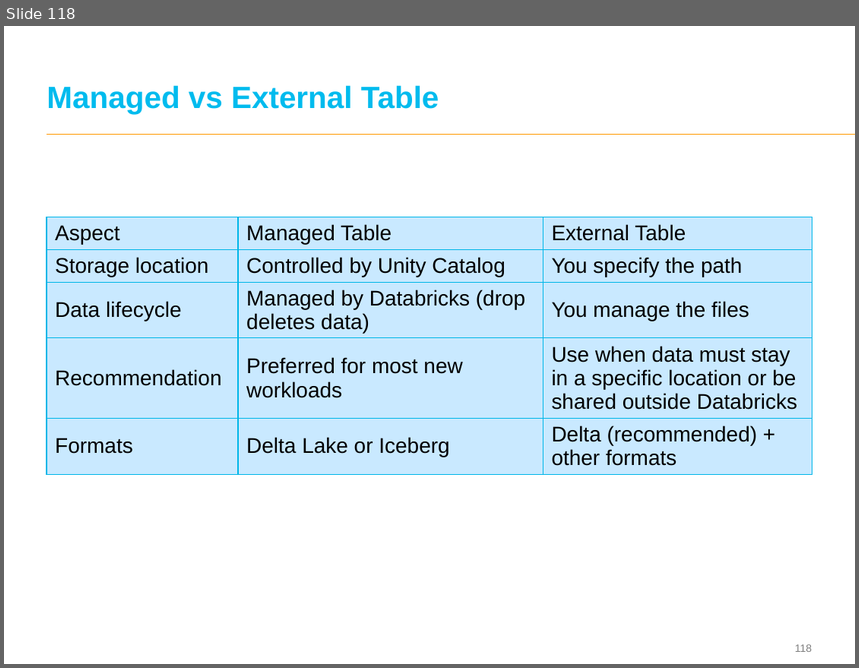
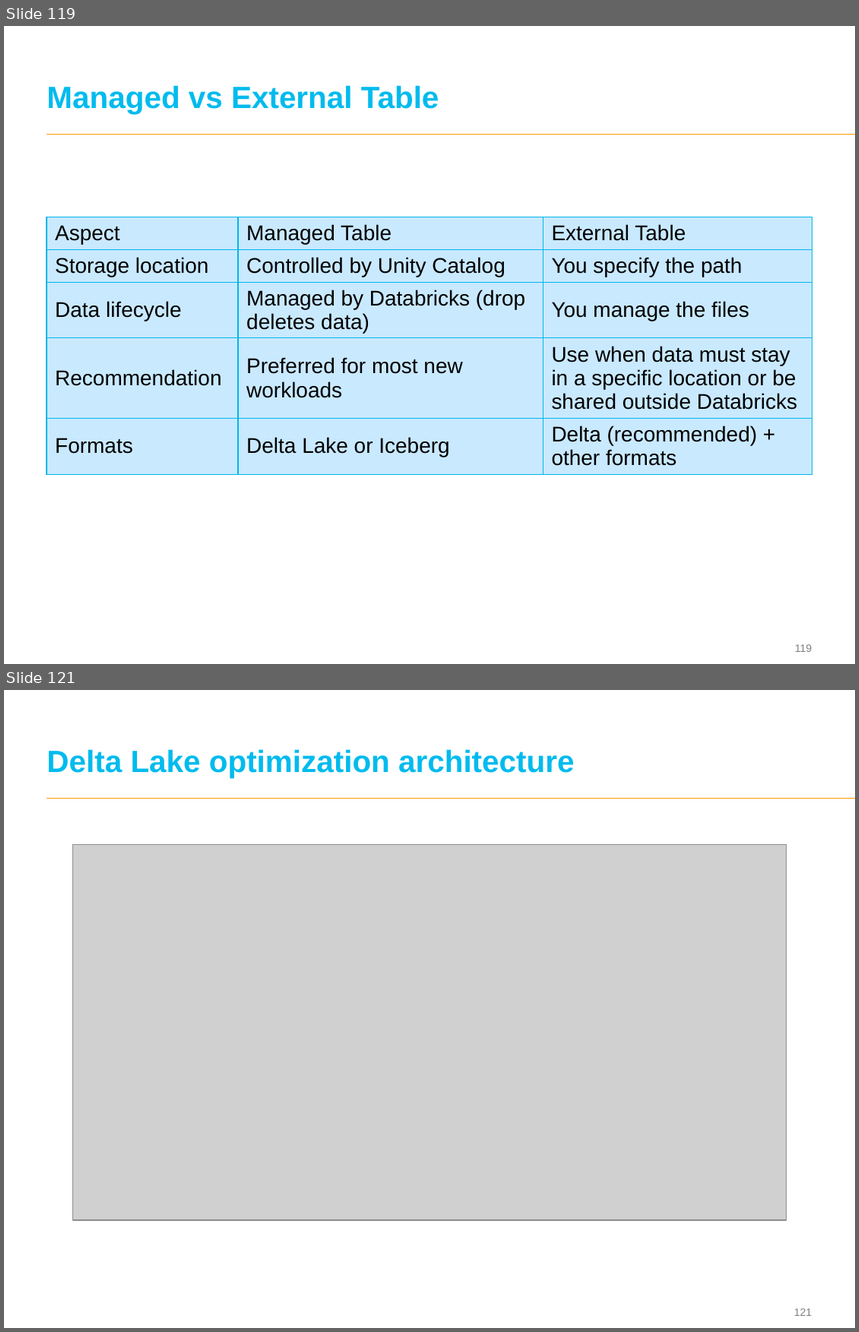
Before and after one commit to eswaribala/ltidatanov2026, a slide deck: DataAnalyticsandPlatform.pptx. Shown one above the other, each under a label of ours: slide 118 before the commit, slides 119 and 121 after it; the slides between them are not shown. The pictures are 859x668 and 859x1332 pixels, drawn with LibreOffice and Linux fonts; fonts in the diff are those of the drawing; grey boxes stand for pictures; background and template pictures are left out. Boxes give left, top, right and bottom in pixels: in the first picture for what was removed or moved away, otherwise in the second. Text is boxed around its words. In the diff, an @@ line names an element or a change of style, - is before the commit and + after.

```diff
--- a/DataAnalyticsandPlatform.pptx
+++ b/DataAnalyticsandPlatform.pptx
@@ slide 121 added at [4,690,855,1328], background #FFFFFF; not listed: 2 template elements that a slide beside it also shows @@
@@ title added at [47,749,574,778], 26 pt, text #00BBEE, bold @@
+Delta Lake optimization architecture
@@ picture added at [73,845,786,1221] @@
@@ what was slide 118 is now slide 119 @@
```
Also in this commit, not shown: 2 slides changed, 19 other slides added, 1 other file.
